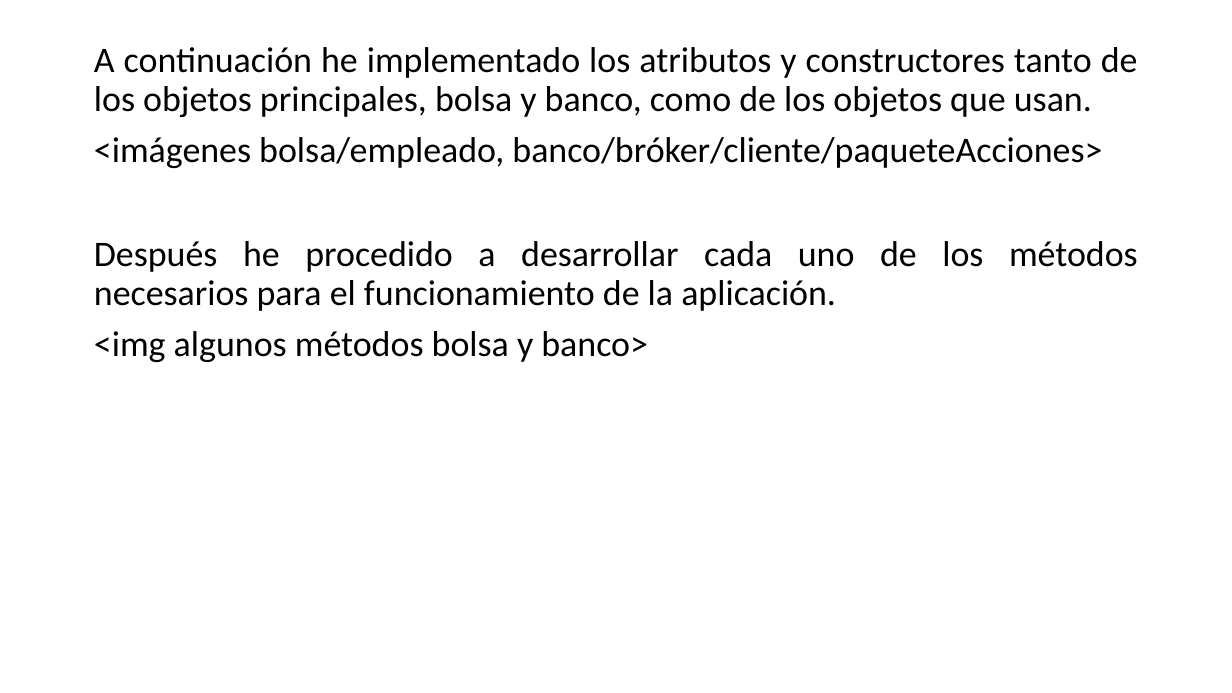
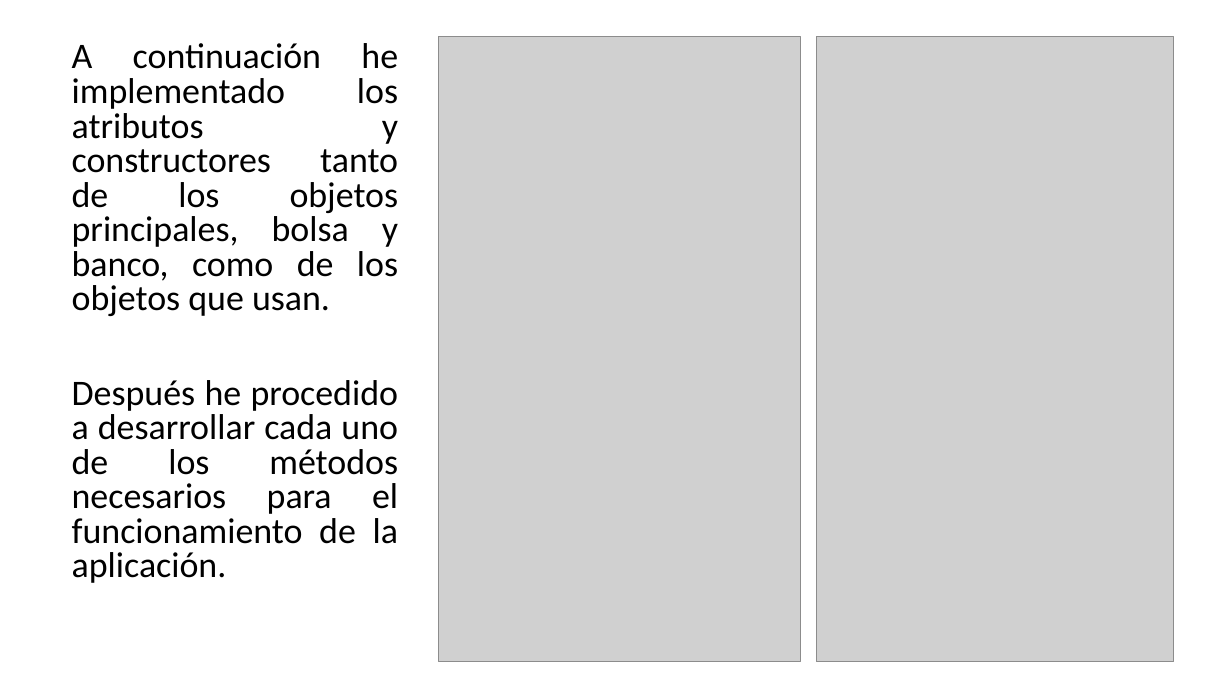
Before and after one commit to IhoFenixMFS/pracPOOjun18, a slide deck: slide 7 of poo.pptx. Drawn at 1232x693 pixels with LibreOffice and Linux fonts; fonts in the diff are those of the drawing; grey boxes stand for pictures. Boxes give left, top, right and bottom in pixels: in the first picture for what was removed or moved away, otherwise in the second. Text is boxed around its words. In the diff, an @@ line names an element or a change of style, - is before the commit and + after.

```diff
--- a/poo.pptx
+++ b/poo.pptx
@@ text "A continuación he implementado los ...": place and size @@
-text "A continuación he implementado los ..." at <box>94,47,1138,362</box>
+text "A continuación he implementado los ..." at <box>72,43,399,583</box>
@@ text "A continuación he implementado los ..." at <box>72,43,399,583</box>: line spacing 0.9 to 0.8 @@
@@ picture added at <box>439,37,801,663</box> @@
@@ picture added at <box>816,37,1174,663</box> @@
@@ text at <box>94,137,1102,168</box>: paragraph removed @@
-<imágenes bolsa/empleado, banco/bróker/cliente/paqueteAcciones>
@@ text at <box>94,331,648,362</box>: paragraph removed @@
-<img algunos métodos bolsa y banco>
```
Also in this commit, not shown: 2 other slides changed, 4 other files.
